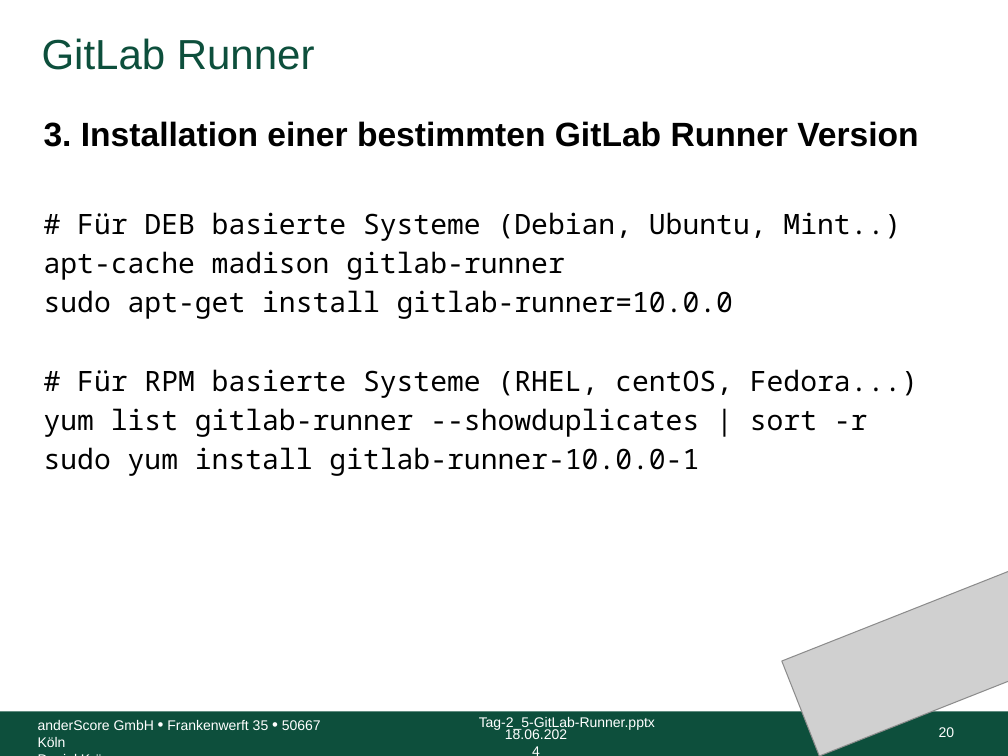
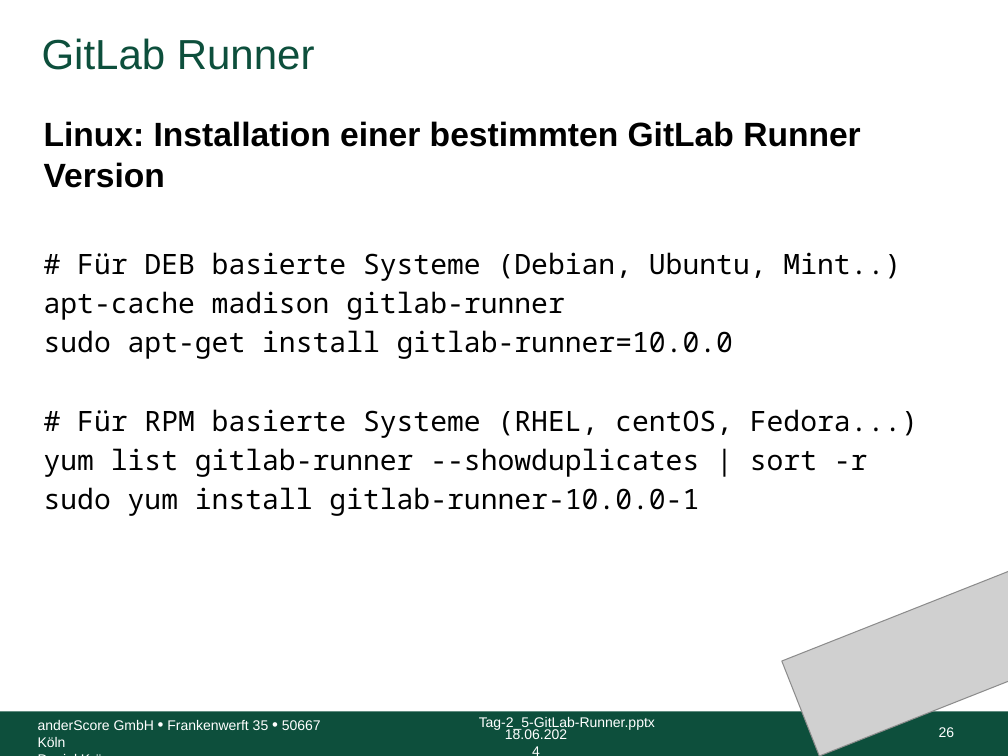
Before and after one commit to anderscore-gmbh/gitlab, a slide deck: slide 26 of slides/Tag-2_5-GitLab-Runner.pptx (slide 20 before the commit). Drawn at 1008x756 pixels with LibreOffice and Linux fonts; fonts in the diff are those of the drawing; grey boxes stand for pictures; background and template pictures are left out. Boxes give left, top, right and bottom in pixels: in the first picture for what was removed or moved away, otherwise in the second. Text is boxed around its words. In the diff, an @@ line names an element or a change of style, - is before the commit and + after.

```diff
--- a/slides/Tag-2_5-GitLab-Runner.pptx
+++ b/slides/Tag-2_5-GitLab-Runner.pptx
@@ text at <box>44,121,861,188</box>: text changed @@
-3. Installation einer bestimmten GitLab Runner Version
+Linux: Installation einer bestimmten GitLab Runner Version
@@ page number at <box>939,727,955,737</box>: text changed @@
-20
+26
```
Also in this commit, not shown: 26 other slides changed, 3 slides added, 2 slides removed, 1 other file.
